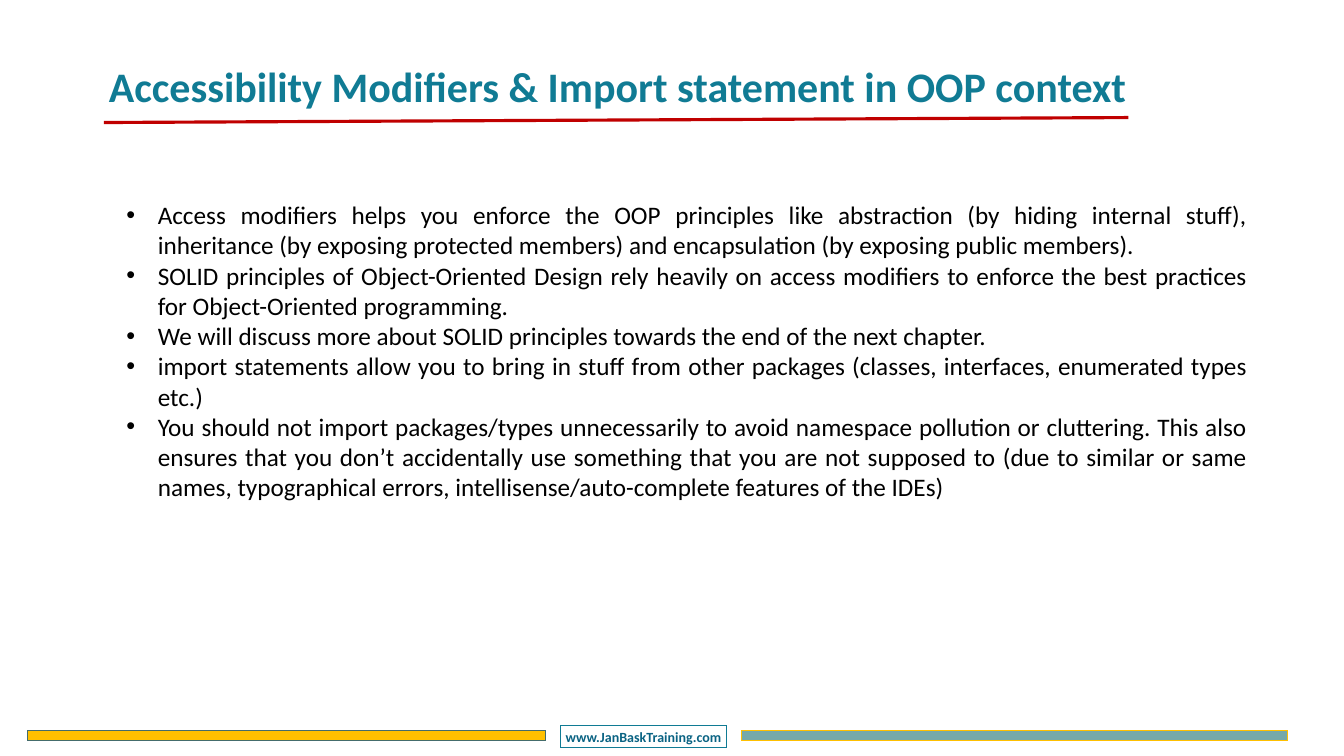
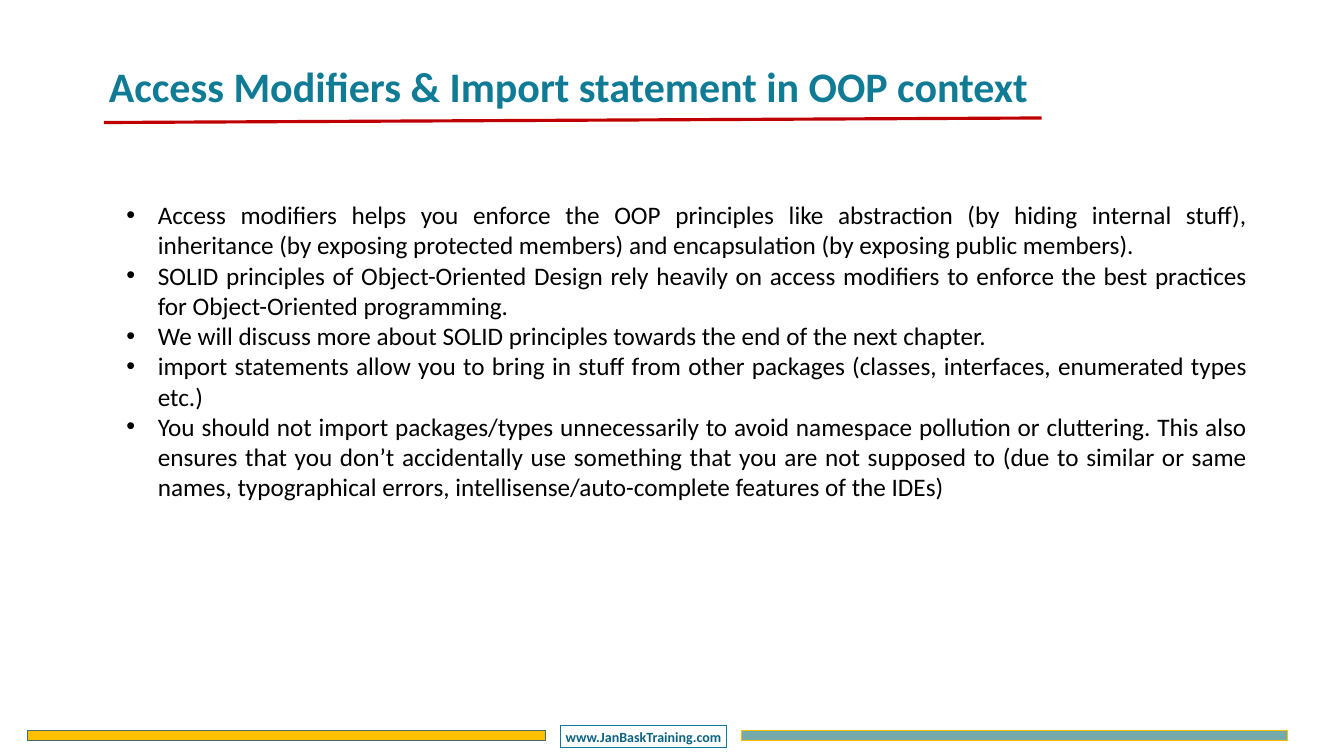
Before and after one commit to CompleteJavaTraining/JavaEssentials, a slide deck: slide 6 of slides/COREJ1/COREJ1 - Chapter4.pptx (slide 5 before the commit). Drawn at 1344x756 pixels with LibreOffice and Linux fonts; fonts in the diff are those of the drawing; background and template pictures are left out. Boxes give left, top, right and bottom in pixels: in the first picture for what was removed or moved away, otherwise in the second. Text is boxed around its words. In the diff, an @@ line names an element or a change of style, - is before the commit and + after.

```diff
--- a/slides/COREJ1/COREJ1 - Chapter4.pptx
+++ b/slides/COREJ1/COREJ1 - Chapter4.pptx
@@ text at [109,72,1027,109]: text changed @@
-Accessibility Modifiers & Import statement in OOP context
+Access Modifiers & Import statement in OOP context
@@ line moved from (104, 122) - (1128, 117) to (104, 122) - (1042, 118) @@
```
Also in this commit, not shown: 1 other slide changed, 5 slides added, 4 slides removed, 2 other files.
